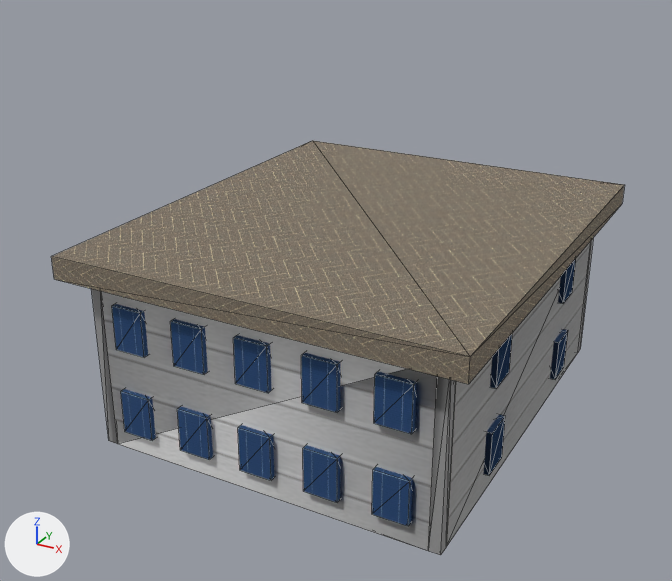
One commit to the OBJ model AT1/AT1/Resources/Export.obj: the scene before it, then after it.
One viewpoint serves both versions: a 50 mm camera at (51.4, -89.9, 41.7) aimed at (13.8, -21.4, 7.5). The lights are fixed; the arrows at lower left show +X, +Y and +Z. Mesh edges are drawn as thin lines. Where no turn or scale is listed for an object, it has been applied to the vertices. Vertices at the same position are counted once.

The first picture shows 'Export'.
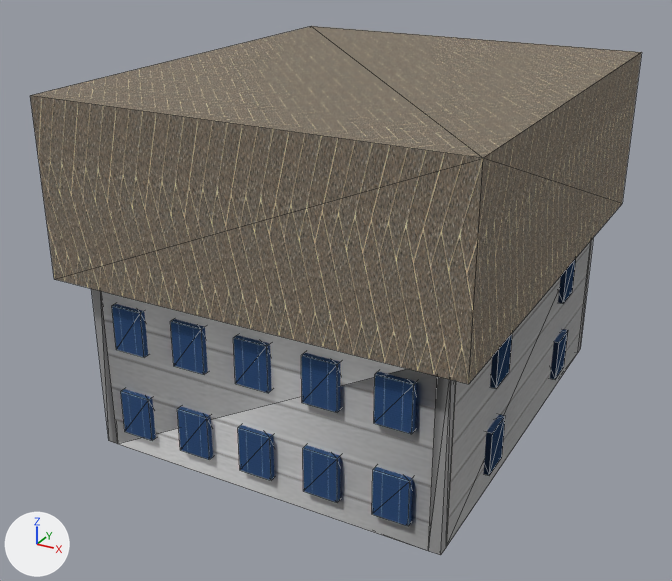
Location of each change, [x1, y1, x2, y2] in pixels of the pictures (672 x 581 px; the box of a moved part takes in the faces that stretch with it):
'Export', reshaped (7% wider, 28% taller)
    before: [51, 141, 624, 555]
    after: [30, 26, 642, 555]
part 1 of me_export, moved or reshaped
    before: [51, 141, 624, 384]
    after: [30, 26, 642, 384]

The change, as a diff of the scene's bpy script:
```diff
--- a/AT1/AT1/Resources/Export.obj.py
+++ b/AT1/AT1/Resources/Export.obj.py
@@ me_export @@
 # used by ob_export; location = (0.0, 0.0, 0.0)
-me_export.from_pydata(...)  # 308 vertices, 492 faces; spans x -2.5..33.5, y -39.5..2.5, z -4.0..14.0
+me_export.from_pydata(...)  # 332 vertices, 536 faces; spans x -2.5..33.5, y -39.5..2.5, z -4.0..27.0
+# me_export part 1
+# 10 vertices are removed from x -2.5..33.5, y -39.5..2.5, z -4.0..14.0
+# 28 faces are deleted
+# 6 vertices in x 0.5, y -13.0..-12.0, z -4.0..12.0 move by (0.0, -3.5, 0.0)
+# 6 vertices in x 30.5, y -13.0..-12.0, z -4.0..12.0 move by (-10.0, -3.5, 0.0)
+# 3 vertices in x 24.0, y -12.5, z -4.0..12.0 move by (0.5, -4.0, 0.0)
+# 3 vertices in x 25.0, y -12.5, z -4.0..12.0 move by (5.5, -4.0, 0.0)
+# 4 vertices are added at (-2.5, 2.5, 27.0), (33.5, 2.5, 27.0), (33.5, -39.5, 27.0), (-2.5, -39.5, 27.0)
+# 6 new vertices lie (0.0, 1.0, 0.0) away from vertices in x 24.0..25.0, y -12.5, z -4.0..12.0
+# 10 new faces join them, mat_texture_nether_wart_block_tga (picture img_nether_wart_block_tga)
+# 18 new faces join them, mat_texture_lime_terracotta_tga (picture img_lime_terracotta_tga)
 me_export.materials.append(mat_texture_nether_wart_block_tga)
```
